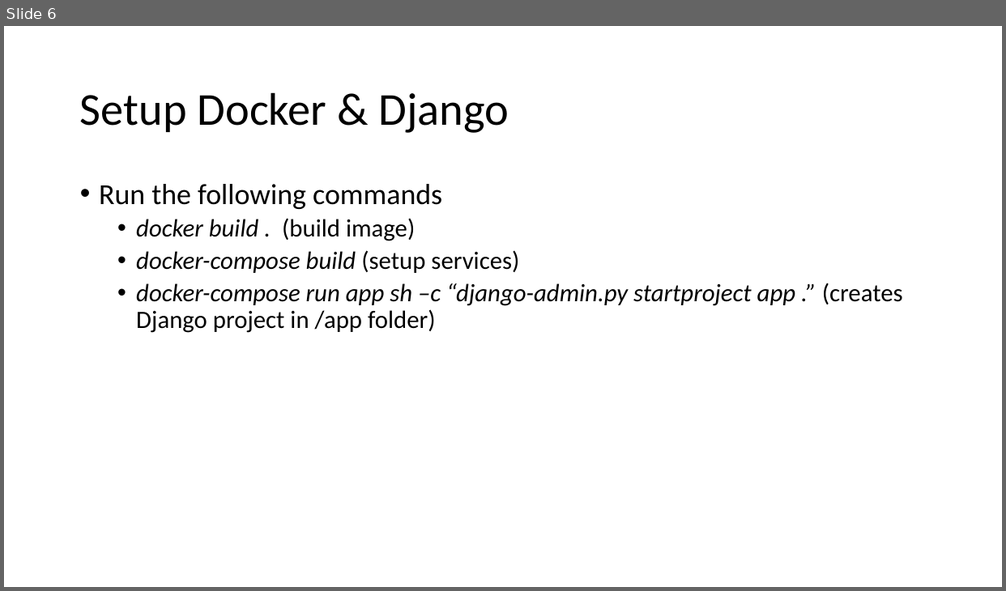
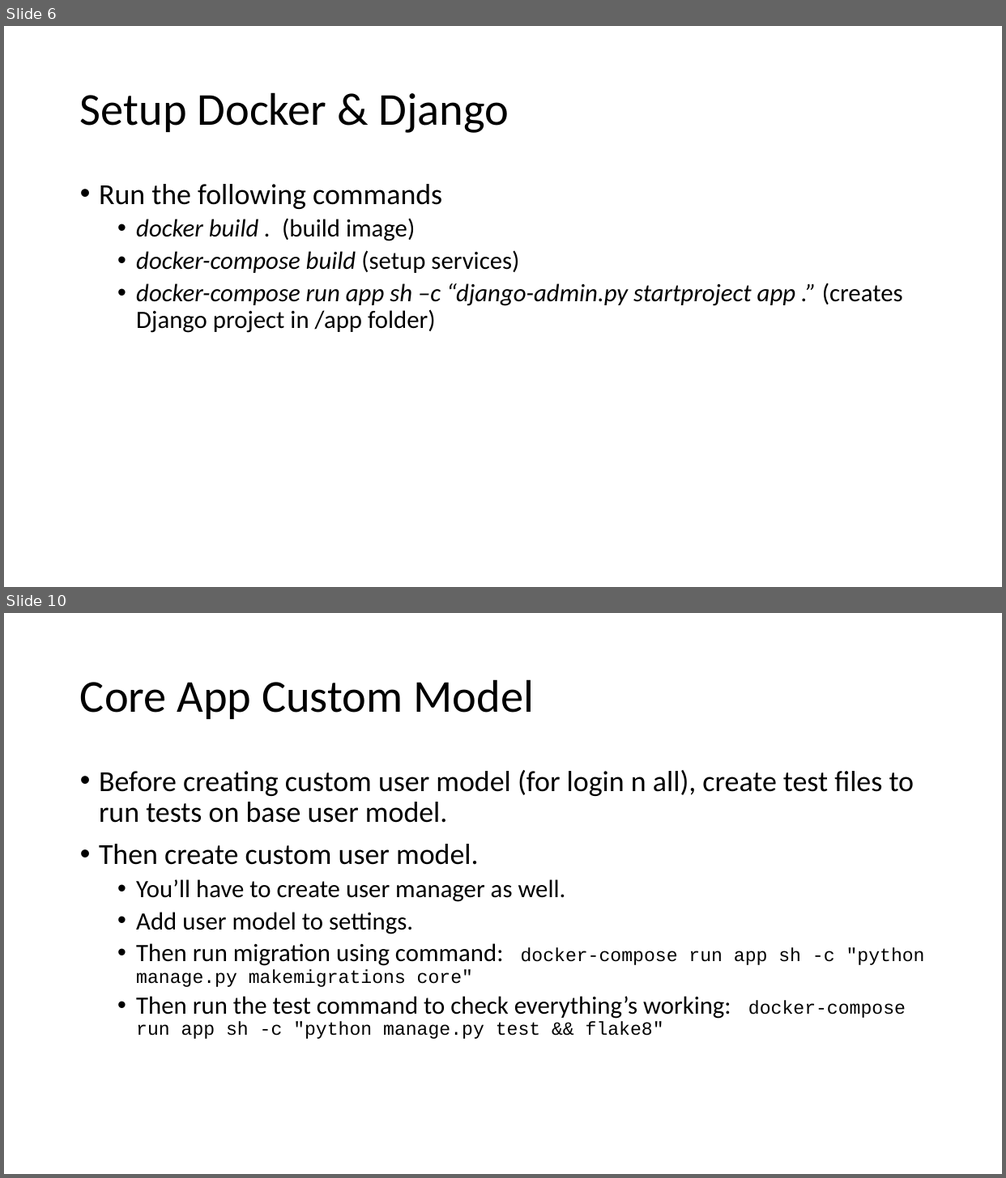
Before and after one commit to Smit24-git/recipe-app-api, a slide deck: Advance Django setup.pptx. Shown one above the other, each under a label of ours: slide 6 before the commit, slides 6 and 10 after it; the slides between them are not shown. The pictures are 1006x591 and 1006x1178 pixels, drawn with LibreOffice and Linux fonts; fonts in the diff are those of the drawing. Boxes give left, top, right and bottom in pixels: in the first picture for what was removed or moved away, otherwise in the second. Text is boxed around its words. In the diff, an @@ line names an element or a change of style, - is before the commit and + after.

Commit message:
Added custom user model

```diff
--- a/Advance Django setup.pptx
+++ b/Advance Django setup.pptx
@@ slide 10 added at bbox=[4, 613, 1002, 1174], background #FFFFFF @@
@@ title added at bbox=[80, 679, 534, 719], 44 pt, text #000000 @@
+Core App Custom Model
@@ text added at bbox=[99, 770, 925, 1039], 24 pt, text #000000 @@
+• Before creating custom user model (for login n all), create test files to run tests on base user model.
+• Then create custom user model.
+  • You’ll have to create user manager as well.
+  • Add user model to settings.
+  • Then run migration using command: docker-compose run app sh -c "python manage.py makemigrations core"
+  • Then run the test command to check everything’s working: docker-compose run app sh -c "python manage.py test && flake8"
```
Also in this commit, not shown: 1 slide changed, 3 other slides added, 11 other files.
